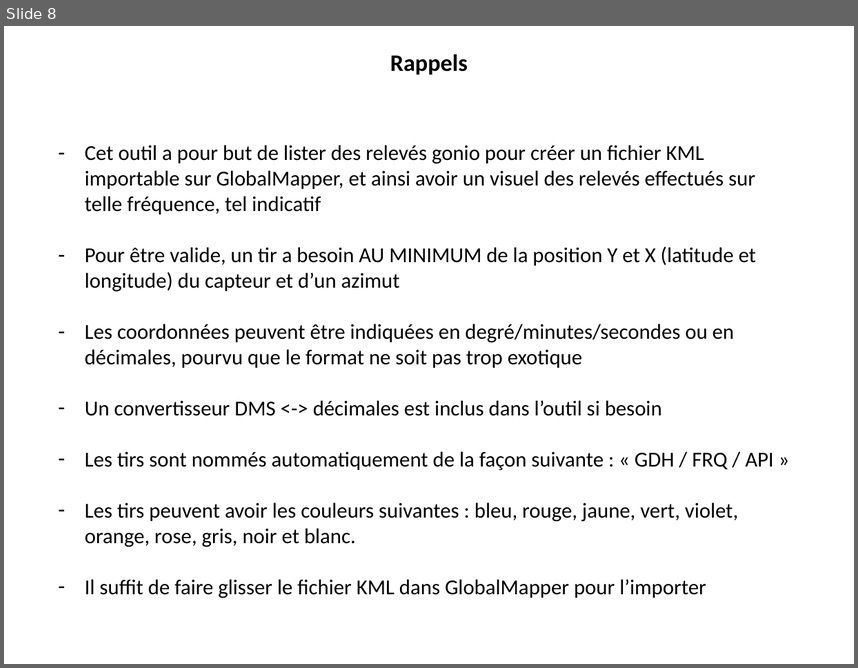
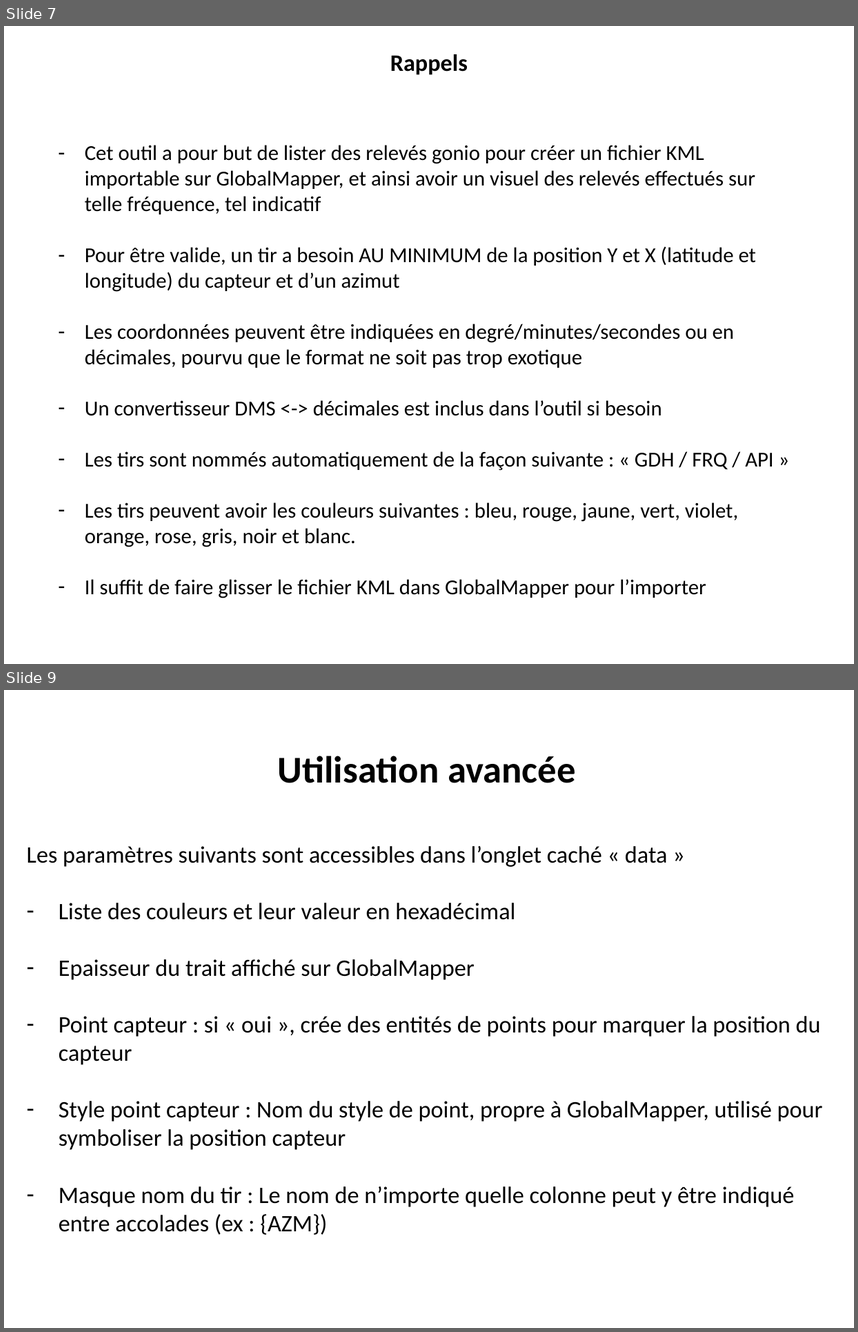
Before and after one commit to 20100dbg/OutilsGeo, a slide deck: TUTO_BDD_GONIO.pptx. Shown one above the other, each under a label of ours: slide 8 before the commit, slides 7 and 9 after it; the slides between them are not shown. The pictures are 858x668 and 858x1332 pixels, drawn with LibreOffice and Linux fonts; fonts in the diff are those of the drawing; background and template pictures are left out. Boxes give left, top, right and bottom in pixels: in the first picture for what was removed or moved away, otherwise in the second. Text is boxed around its words. In the diff, an @@ line names an element or a change of style, - is before the commit and + after.

```diff
--- a/TUTO_BDD_GONIO.pptx
+++ b/TUTO_BDD_GONIO.pptx
@@ slide 9 added at [4, 690, 854, 1328], background #FFFFFF @@
@@ text added at [278, 756, 576, 783], 32 pt, text #000000, bold @@
+Utilisation avancée
@@ text added at [27, 846, 823, 1234], 20 pt, text #000000 @@
+Les paramètres suivants sont accessibles dans l’onglet caché « data »
+– Liste des couleurs et leur valeur en hexadécimal
+– Epaisseur du trait affiché sur GlobalMapper
+– Point capteur : si « oui », crée des entités de points pour marquer la position du capteur
+– Style point capteur : Nom du style de point, propre à GlobalMapper, utilisé pour symboliser la position capteur
+– Masque nom du tir : Le nom de n’importe quelle colonne peut y être indiqué entre accolades (ex : {AZM})
@@ what was slide 8 is now slide 7 @@
```
Also in this commit, not shown: 3 slides changed, 3 other slides added, 3 slides removed, 2 other files.
